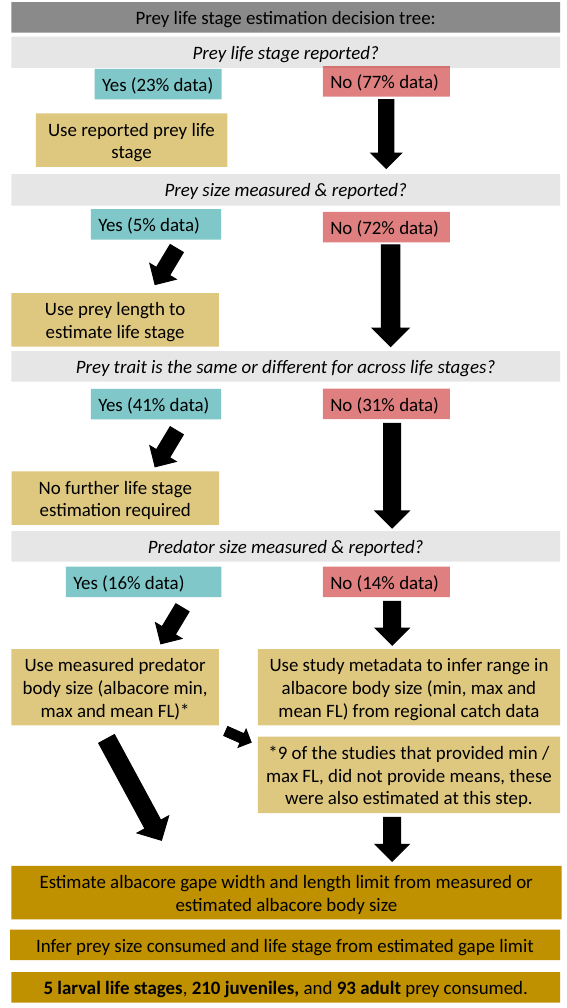
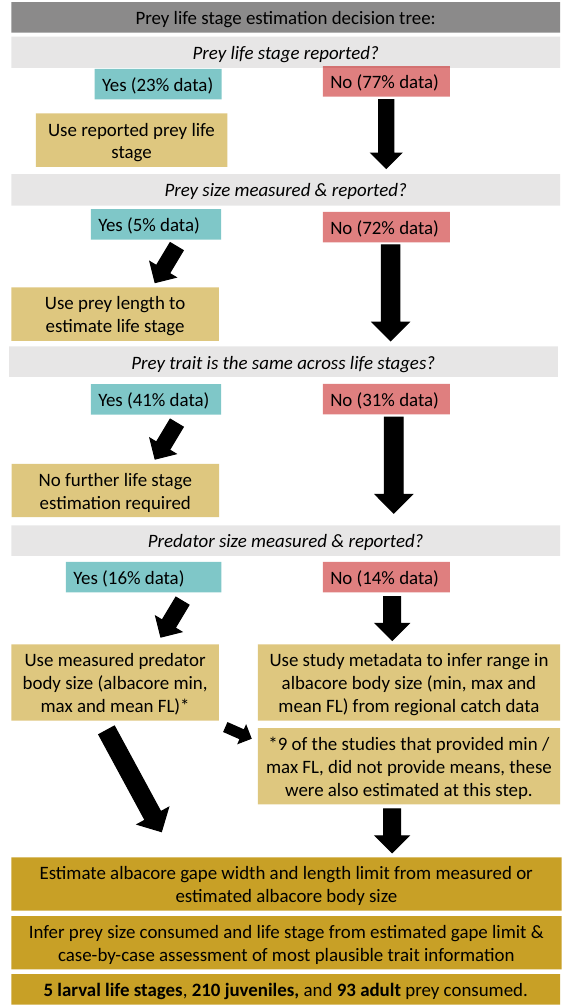
Before and after one commit to CHANGE-Lab/albacore-diet-global, a slide deck: slide 1 of outputs_figures/ms_figures/SI_results/figS1_life_stage_decision_tree.pptx. Drawn at 567x1008 pixels with LibreOffice and Linux fonts; fonts in the diff are those of the drawing. Boxes give left, top, right and bottom in pixels: in the first picture for what was removed or moved away, otherwise in the second. Text is boxed around its words. In the diff, an @@ line names an element or a change of style, - is before the commit and + after.

```diff
--- a/outputs_figures/ms_figures/SI_results/figS1_life_stage_decision_tree.pptx
+++ b/outputs_figures/ms_figures/SI_results/figS1_life_stage_decision_tree.pptx
@@ down arrow: place and size @@
-down arrow at [372, 245, 409, 347]
+down arrow at [372, 245, 409, 341]
@@ text in rectangle at [131, 356, 435, 373]: text changed @@
-Prey trait is the same or different for across life stages?
+Prey trait is the same across life stages?
@@ down arrow: place and size @@
-down arrow at [375, 423, 409, 528]
+down arrow at [375, 417, 412, 513]
@@ 9 rectangles, 3 down arrows: place and size @@
-9 rectangles, 3 down arrows at [11, 293, 560, 751]
+9 rectangles, 3 down arrows at [9, 287, 560, 748]
@@ 3 rectangles, 3 down arrows: place and size @@
-3 rectangles, 3 down arrows at [11, 423, 562, 919]
+3 rectangles, 3 down arrows at [11, 415, 562, 911]
@@ fill #BF9000 to #BF9000 at 85% opacity in 3 elements at [11, 974, 560, 1004], [11, 857, 562, 911], [11, 916, 562, 970] @@
@@ rectangle "Infer prey size consumed and ...": place and size @@
-rectangle "Infer prey size consumed and ..." at [10, 930, 560, 960]
+rectangle "Infer prey size consumed and ..." at [11, 916, 562, 970]
@@ text in rectangle at [29, 925, 526, 964]: text changed @@
-Infer prey size consumed and life stage from estimated gape limit
+Infer prey size consumed and life stage from estimated gape limit & case-by-case assessment of most plausible trait information
```
Also in this commit, not shown: 3 other files.
